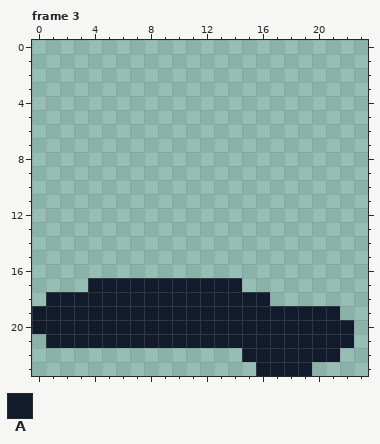
Pixel-art file: Assets/Resources/aseprite/objects.aseprite. Above: the version before the commit.
24x24 pixels, 10 frames. Colours within 5 levels of each other are drawn and written as one. Shown: frame 3. The commit also changed other frames, which this record leaves out.
Palette (. is transparent): A #121b2b
Pixels before, frame 3, first column x 0:
17 ....AAAAAAAAAAA........
18 .AAAAAAAAAAAAAAAA......
19 AAAAAAAAAAAAAAAAAAAAAA.
20 AAAAAAAAAAAAAAAAAAAAAAA
21 .AAAAAAAAAAAAAAAAAAAAAA
22 ...............AAAAAAA.
23 ................AAAA...
Now the later version:
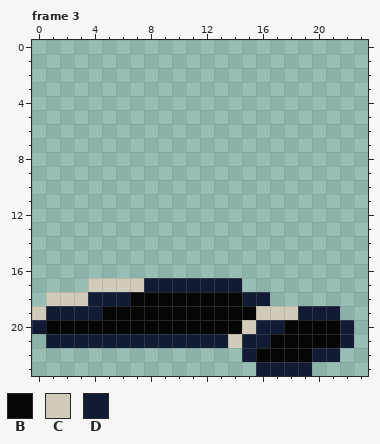
Colours new in this view: B #060606  C #d1ccba  D #111b33
Changes in this commit:
layer "em/em map" now shown
Changed rows in their new state; - is an unchanged pixel.
Frame 3, layer "em/em map":
first column x 0:
17 ----CCCCDDDDDDD--------
18 -CCCDDDBBBBBBBBDD------
19 CDDDDBBBBBBBBBBBCCCDDD-
20 DBBBBBBBBBBBBBBCDDBBBBD
21 -DDDDDDDDDDDDDCDDBBBBBD
22 ---------------DBBBBDD-
23 ----------------DDDD---
